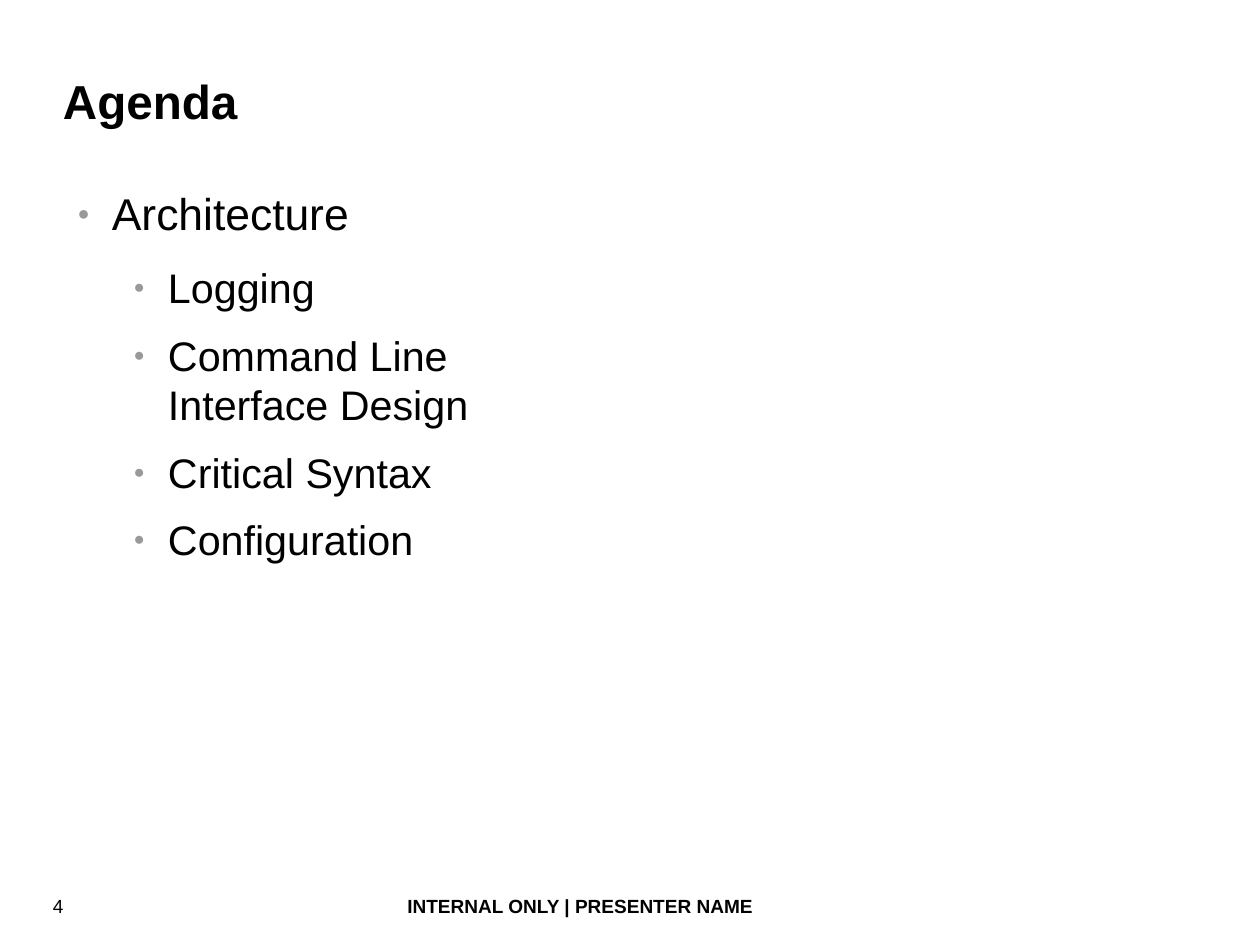
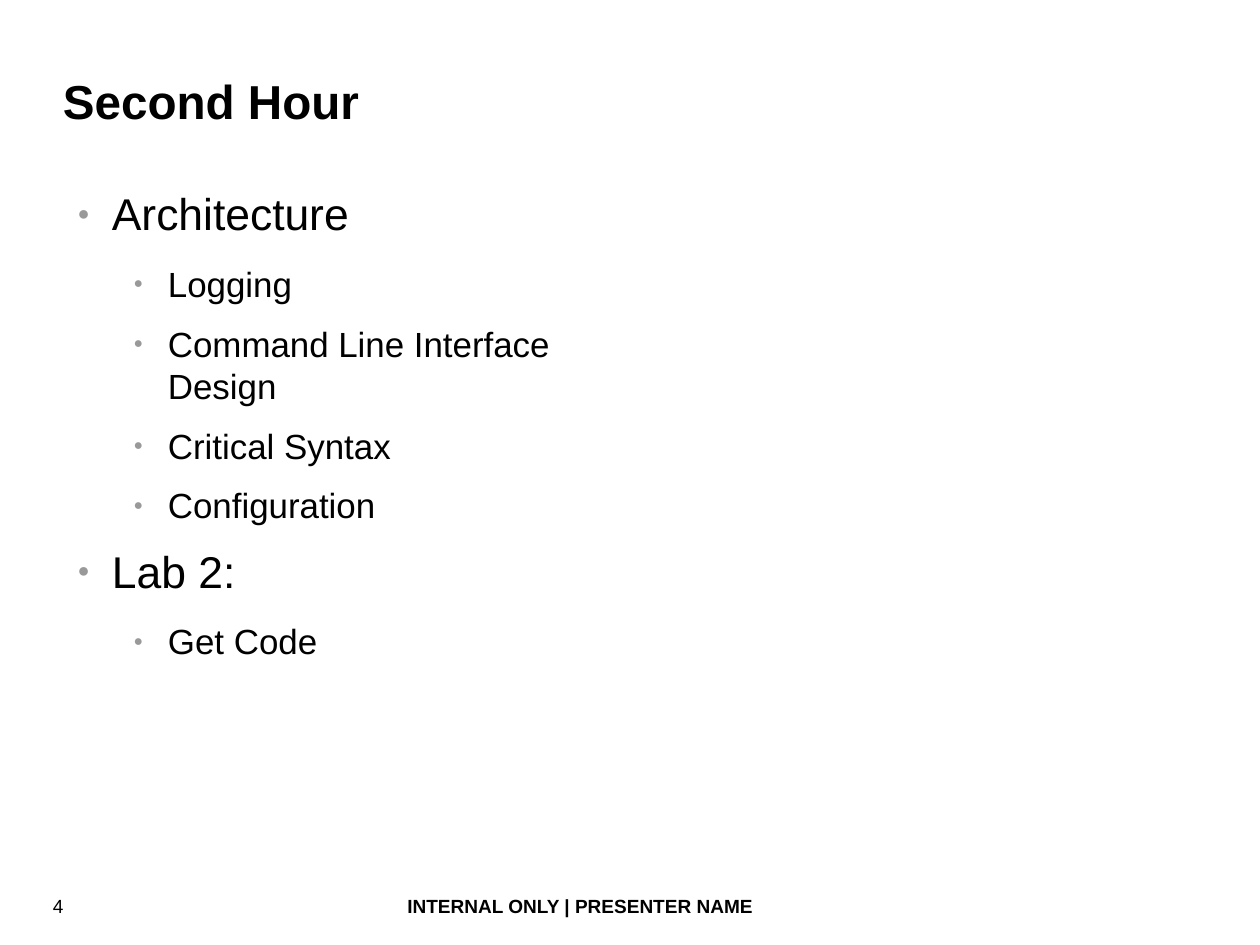
Before and after one commit to fatherlinux/shiva, a slide deck: slide 4 of bash_devops.odp. Drawn at 1260x945 pixels with LibreOffice and Linux fonts; fonts in the diff are those of the drawing; background and template pictures are left out. Boxes give left, top, right and bottom in pixels: in the first picture for what was removed or moved away, otherwise in the second. Text is boxed around its words. In the diff, an @@ line names an element or a change of style, - is before the commit and + after.

```diff
--- a/bash_devops.odp
+++ b/bash_devops.odp
@@ title at (63, 84, 359, 120): text changed @@
-Agenda
+Second Hour
@@ text at (168, 331, 550, 525): size 26 to 22 pt in "Logging", "Command Line Interface Design", "Critical Syntax", "Configuration" @@
@@ text at (112, 555, 317, 655): paragraphs added @@
+● Lab 2:
+  ● Get Code
```
Also in this commit, not shown: 3 other slides changed, 14 slides added, 1 slide removed.
